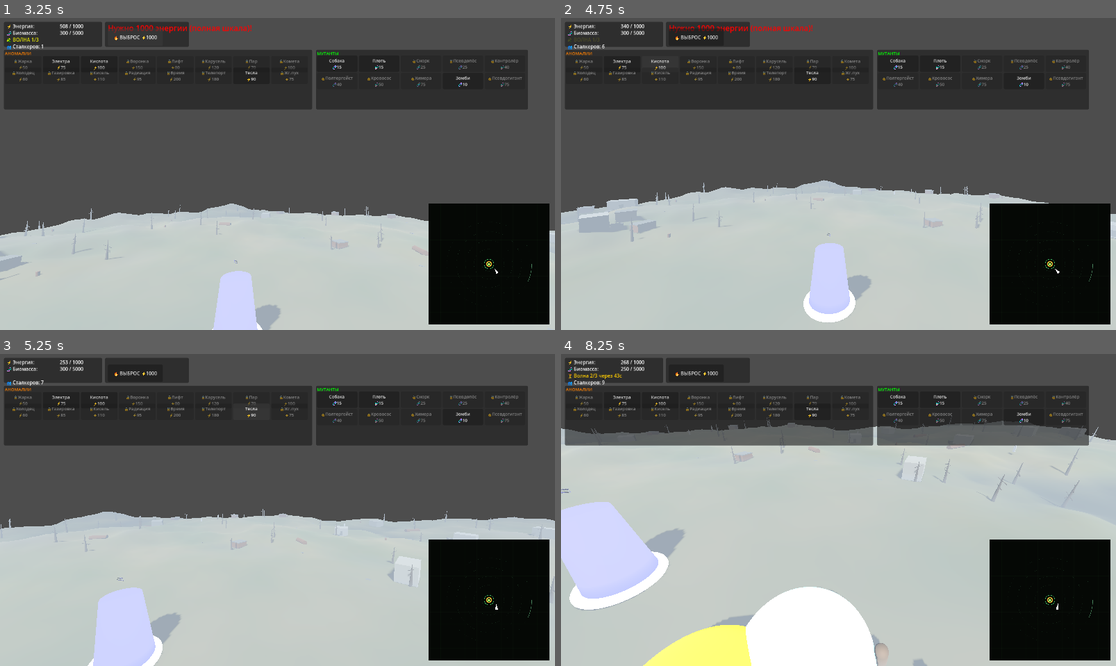
Above: before the commit, frames 1-4 (two rows, left to right).
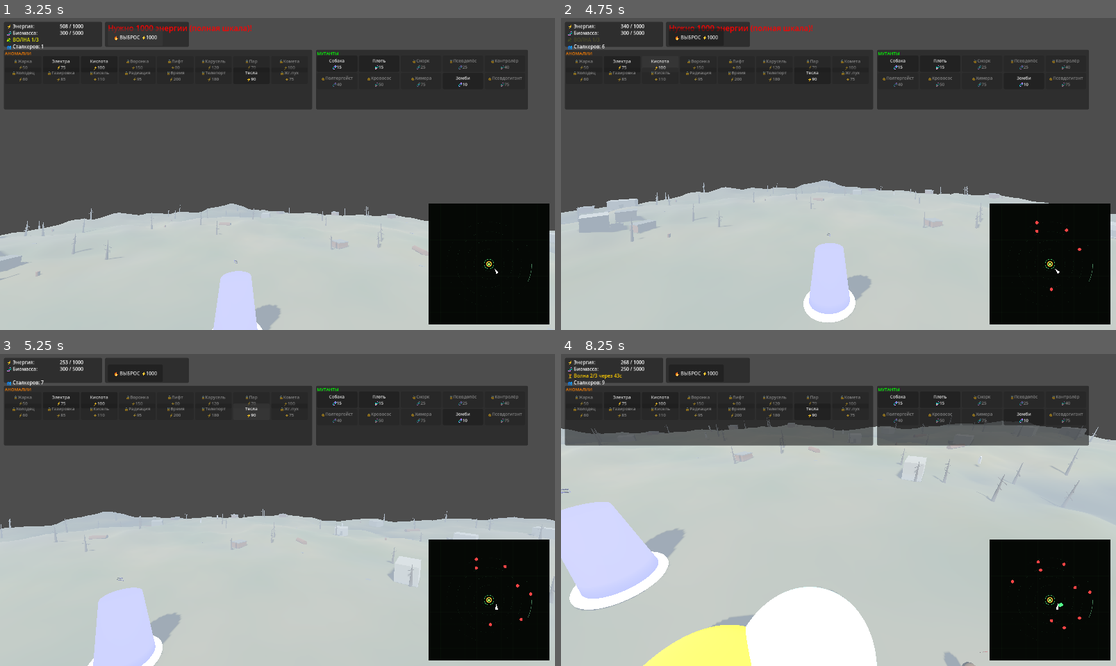
Above: after the commit, the same moments.

Repository: MisStiCc/StalkerRevert
Game: Godot game, scene res://scenes/ui/main_menu.tscn
The game is run twice, just before and just after one commit, with the same random seed, the same clock (stepped at 60 frames per second) and the same inputs.
Inputs (mouse positions are in pixels of both pictures, inside the frame that each line leads up to):
- Up to frame 1 (3.25 s): click "НОВАЯ ИГРА" at 0.5 s; click "НАЧАТЬ НОВЫЙ ЗАБЕГ" at 1.25 s; click "▶ СТАРТ" at 2 s; click "🔥 ВЫБРОС ⚡1000" at 2.75 s
- Up to frame 2 (4.75 s): click "Электра ⚡75" at 3.5 s; click "Кислота ⚡100" at 4.25 s
- Up to frame 3 (5.25 s): click "Тесла ⚡90" at 5 s
- Up to frame 4 (8.25 s): click "Собака 🧬15" at 5.75 s; click "Плоть 🧬15" at 6.5 s; click "Зомби 🧬10" at 7.25 s; tap Enter at 8 s; move the mouse to (866, 510) at 8.02 s; hold W from 8.03 s (still down); hold Shift from 8.03 s (still down); click (866, 510) at 8.17 s

Frame 1 is identical in both runs. In frame 2, less than 0.1% of the frame differs, in the area x 59-94%, y 54-88%; in frame 3, less than 0.1%; in frame 4, 0.3%, in the area x 22-96%, y 22-100%.
Error before the commit: Parse Error: Could not resolve class "BaseMutant". (res://entities/mutants/dog_mutant.gd:2)

Commit message:
fix: догкоммит блочной чистки print - навигация и спавнер закомментированы, carry/health восстановлены из fbb294c (фиксер ломал переносы)

Diff:
--- a/components/carry_component.gd
+++ b/components/carry_component.gd
@@ -27,21 +27,21 @@
 
 
 func _ready():
-    # print("CarryComponent инициализирован", "CarryComponent")
+    print("CarryComponent инициализирован", "CarryComponent")
 
 
 func pick_up_artifact(artifact: Node) -> bool:
     if is_carrying:
-        # print("Попытка подобрать артефакт, но уже есть", "CarryComponent")
+        print("Попытка подобрать артефакт, но уже есть", "CarryComponent")
         return false
 
     if not is_instance_valid(artifact):
-        # print("Попытка подобрать невалидный артефакт", "CarryComponent")
+        print("Попытка подобрать невалидный артефакт", "CarryComponent")
         return false
 
     # Проверяем, что это артефакт
     if not artifact.has_method("collect"):
-        # print("Объект не является артефактом: " + str(artifact), "CarryComponent")
+        print("Объект не является артефактом: " + str(artifact), "CarryComponent")
         return false
 
     # Подбираем
@@ -60,7 +60,7 @@
         artifact.position = Vector3(0, 1.5, 0)
 
     artifact_picked_up.emit(artifact)
-    # print("Артефакт подобран: " + artifact.name, "CarryComponent")
+    print("Артефакт подобран: " + artifact.name, "CarryComponent")
 
     return true
 
@@ -92,7 +92,7 @@
         carried_artifact.set_collected(false)
 
     artifact_dropped.emit(carried_artifact)
-    # print("Артефакт выброшен в " + str(world_pos), "CarryComponent")
+    print("Артефакт выброшен в " + str(world_pos), "CarryComponent")
 
     carried_artifact = null
     is_carrying = false
@@ -114,7 +114,7 @@
         rarity = carried_artifact.get_rarity_name()
 
     artifact_stolen.emit(carried_artifact)
-    # print("Артефакт украден! Редкость: " + rarity + ", ценность: " + str(value), "CarryComponent")
+    print("Артефакт украден! Редкость: " + rarity + ", ценность: " + str(value), "CarryComponent")
 
     carried_artifact.queue_free()
     carried_artifact = null
--- a/components/health_component.gd
+++ b/components/health_component.gd
@@ -55,7 +55,7 @@
     current_health = max_health
     set_process(true)
 
-    # print("HealthComponent инициализирован: HP=" + str(max_health) + " броня=" + str(armor), "HealthComponent")
+    print("HealthComponent инициализирован: HP=" + str(max_health) + " броня=" + str(armor), "HealthComponent")
 
 
 func _process(delta):
@@ -68,7 +68,7 @@
         if invulnerability_timer >= invulnerability_duration:
             is_invulnerable = false
             invulnerability_timer = 0.0
-            # print("Неуязвимость закончилась", "HealthComponent")
+            print("Неуязвимость закончилась", "HealthComponent")
 
     # Регенерация
     if regen_rate > 0 and is_alive and current_health < max_health:
@@ -76,16 +76,16 @@
         if regen_timer >= regen_delay:
             var heal_amount = regen_rate * delta
             current_health = min(current_health + heal_amount, max_health)
-            # print("Регенерация: +" + str(heal_amount), "HealthComponent")
+            print("Регенерация: +" + str(heal_amount), "HealthComponent")
 
 
 func take_damage(amount: float, source: Node = null) -> float:
     if not is_alive:
-        # print("Попытка нанести урон мертвому entity", "HealthComponent")
+        print("Попытка нанести урон мертвому entity", "HealthComponent")
         return 0.0
 
     if is_invulnerable:
-        # print("Урон поглощен (неуязвимость)", "HealthComponent")
+        print("Урон поглощен (неуязвимость)", "HealthComponent")
         return 0.0
 
     last_damage_time = Time.get_ticks_msec() / 1000.0
@@ -101,7 +101,7 @@
     var is_critical_hit = final_damage > amount * 0.8
     damaged.emit(final_damage, source, is_critical_hit)
 
-    # print("Получен урон: " + str(final_damage) + " (исходный: " + str(amount) + ") от " + str(source), "HealthComponent")
+    print("Получен урон: " + str(final_damage) + " (исходный: " + str(amount) + ") от " + str(source), "HealthComponent")
 
     if current_health <= 0:
         die(source)
@@ -119,7 +119,7 @@
     var healed = current_health - old_health
 
     if healed > 0:
-        # print("Вылечено: " + str(healed), "HealthComponent")
+        print("Вылечено: " + str(healed), "HealthComponent")
 
     return healed
 
@@ -132,25 +132,25 @@
     current_health = 0.0
     died.emit(source)
 
-    # print("Entity умер от " + str(source), "HealthComponent")
+    print("Entity умер от " + str(source), "HealthComponent")
 
 
 func set_invulnerable(duration: float):
     is_invulnerable = true
     invulnerability_duration = duration
     invulnerability_timer = 0.0
-    # print("Неуязвимость активирована на " + str(duration) + "с", "HealthComponent")
+    print("Неуязвимость активирована на " + str(duration) + "с", "HealthComponent")
 
 
 func set_armor(value: float):
     armor = max(0.0, value)
-    # print("Броня изменена на " + str(armor), "HealthComponent")
+    print("Броня изменена на " + str(armor), "HealthComponent")
 
 
 func set_regen(rate: float, delay: float = 5.0):
     regen_rate = max(0.0, rate)
     regen_delay = max(0.1, delay)
-    # print("Регенерация установлена: " + str(rate) + "/с с задержкой " + str(delay) + "с", "HealthComponent")
+    print("Регенерация установлена: " + str(rate) + "/с с задержкой " + str(delay) + "с", "HealthComponent")
 
 
 func set_max_health(value: float, keep_percent: bool = false):
@@ -163,7 +163,7 @@
     else:
         current_health = min(current_health, max_health)
 
-    # print("Макс. здоровье изменено: " + str(old_max) + " -> " + str(max_health), "HealthComponent")
+    print("Макс. здоровье изменено: " + str(old_max) + " -> " + str(max_health), "HealthComponent")
 
 
 func get_health() -> float:
--- a/components/navigation_component.gd
+++ b/components/navigation_component.gd
@@ -237,6 +237,7 @@
 	var distance_to_navmesh = target_xz.distance_to(closest_xz)
 
 	if distance_to_navmesh > 5.0:
+		pass
 		# НЕ подменяем цель ближайшей точкой: при пустом или неполном навмеше
 		# ближайшая точка - это край карты, и сталкеры уйдут туда вместо цели.
 		# State machine периодически повторяет move_to, так что цель заработает,
--- a/entities/stalkers/stalker_spawner.gd
+++ b/entities/stalkers/stalker_spawner.gd
@@ -23,6 +23,7 @@
 	# Ищем монолит
 	_monolith = get_tree().get_first_node_in_group("monolith")
 	if not _monolith:
+		pass
 		# print("StalkerSpawner: Монолит не найден при инициализации!")
 
 
